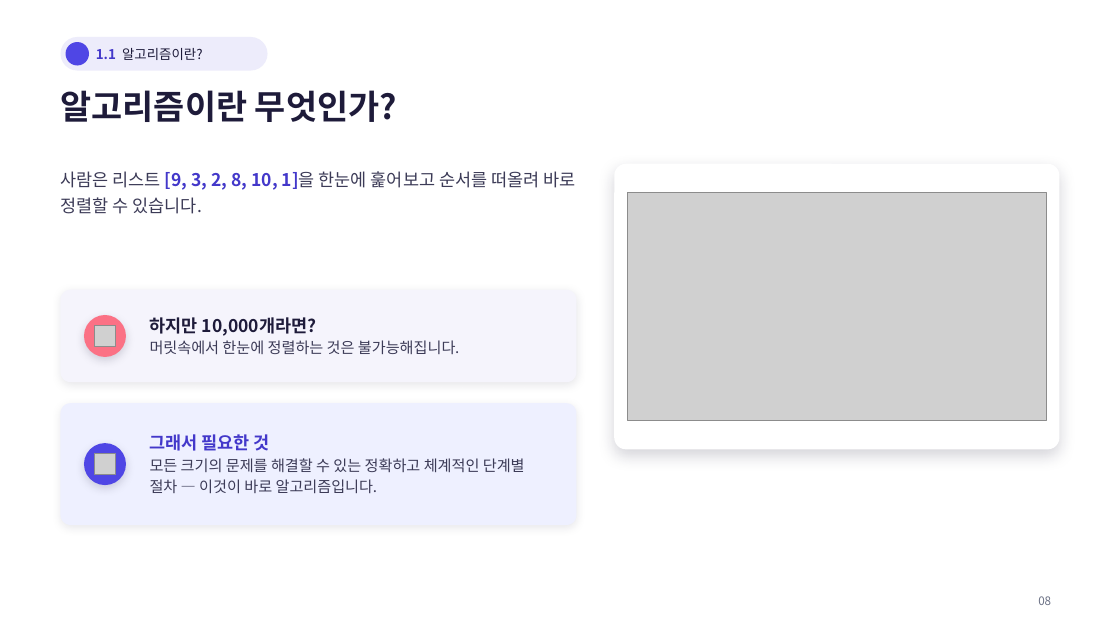
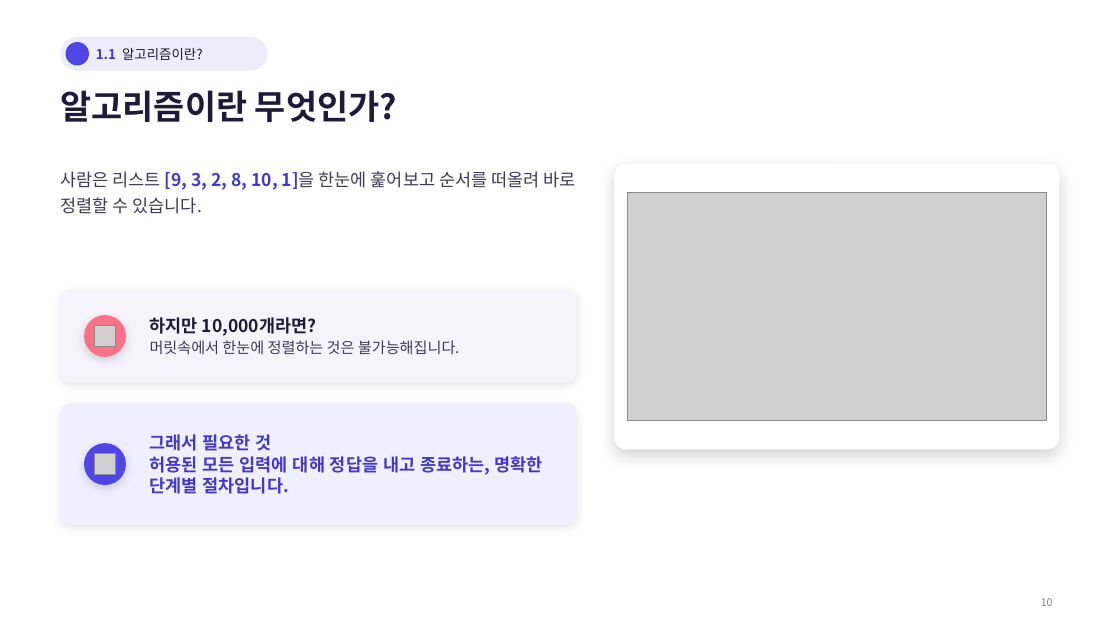
Before and after one commit to Sangdon-Park/Sangdon-Park.github.io, a slide deck: slide 10 of data/알고리즘/1장_알고리즘과_복잡도분석.pptx (slide 9 before the commit). Drawn at 1120x630 pixels with LibreOffice and Linux fonts; fonts in the diff are those of the drawing; grey boxes stand for pictures; background and template pictures are left out. Boxes give left, top, right and bottom in pixels: in the first picture for what was removed or moved away, otherwise in the second. Text is boxed around its words. In the diff, an @@ line names an element or a change of style, - is before the commit and + after.

```diff
--- a/data/알고리즘/1장_알고리즘과_복잡도분석.pptx
+++ b/data/알고리즘/1장_알고리즘과_복잡도분석.pptx
@@ text at (150,456,542,494): text changed; size 13 to 15 pt; text colour #3C3B57 to #4338CA; bold on @@
-모든 크기의 문제를 해결할 수 있는 정확하고 체계적인 단계별 절차 — 이것이 바로 알고리즘입니다.
+허용된 모든 입력에 대해 정답을 내고 종료하는, 명확한 단계별 절차입니다.
@@ text removed at (1038,596,1051,605) @@
-08
@@ text added at (1041,598,1053,606), 9 pt, text #808080 @@
+10
```
Also in this commit, not shown: 47 other slides changed, 44 slides added, 12 slides removed.
